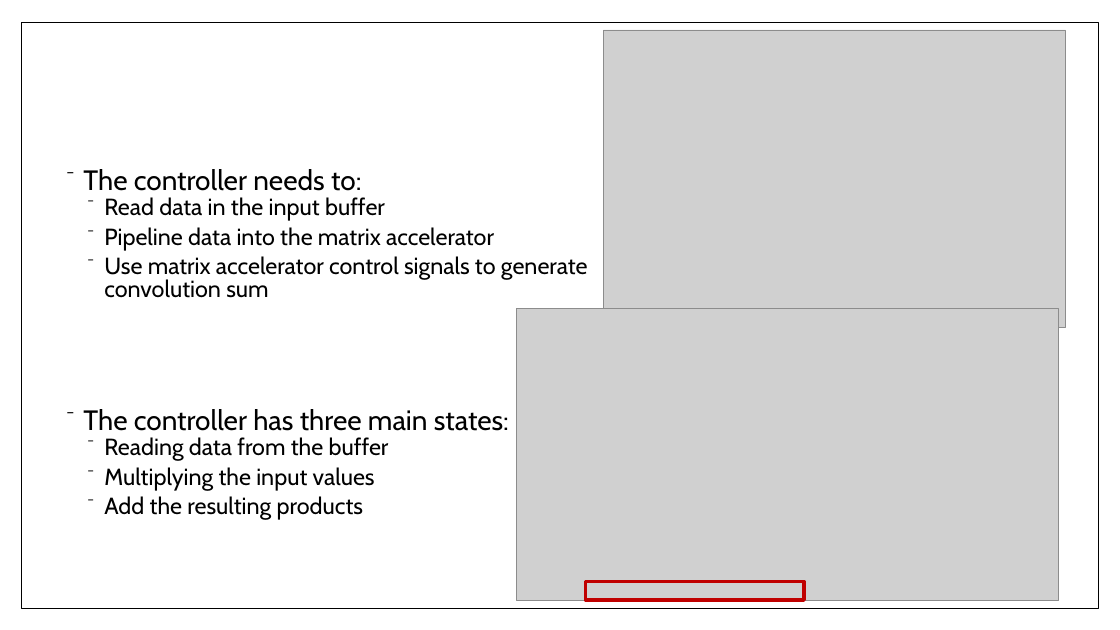
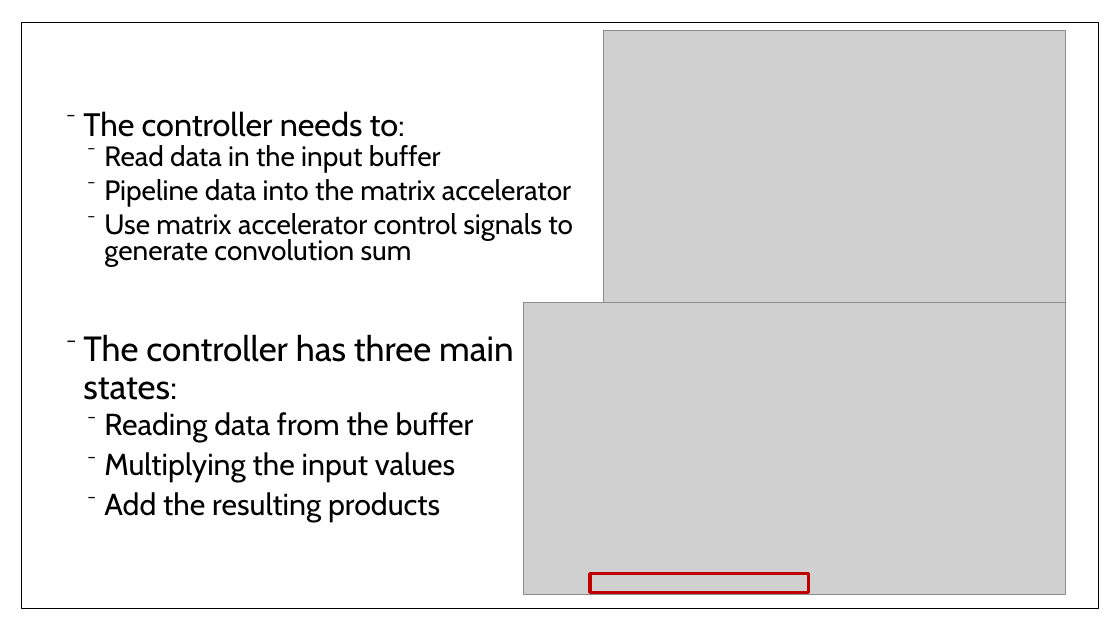
Before and after one commit to monkeyboyfr3sh/ReconHardware, a slide deck: slide 26 of Documents/Presentations/Presentation1.pptx. Drawn at 1120x630 pixels with LibreOffice and Linux fonts; fonts in the diff are those of the drawing; grey boxes stand for pictures. Boxes give left, top, right and bottom in pixels: in the first picture for what was removed or moved away, otherwise in the second. Text is boxed around its words. In the diff, an @@ line names an element or a change of style, - is before the commit and + after.

```diff
--- a/Documents/Presentations/Presentation1.pptx
+++ b/Documents/Presentations/Presentation1.pptx
@@ text "The controller needs to:": place and size @@
-text "The controller needs to:" at [83, 169, 588, 520]
+text "The controller needs to:" at [83, 111, 573, 267]
@@ text "The controller needs to:" at [83, 111, 573, 267]: size 24 to 27.8 pt in "The controller needs to:"; size 20 to 24.1 pt in "Read data in the input buffer", "Pipeline data into the matrix accelerator", "Use matrix accelerator control signals to generate ..." @@
@@ picture: place and size @@
-picture at [517, 308, 1060, 600]
+picture at [523, 302, 1066, 594]
@@ text added at [83, 334, 513, 522], 26 pt, text #000000 @@
+⁻ The controller has three main states:
+  ⁻ Reading data from the buffer
+  ⁻ Multiplying the input values
+  ⁻ Add the resulting products
@@ text at [83, 409, 509, 520]: paragraphs removed @@
-⁻ The controller has three main states:
-  ⁻ Reading data from the buffer
-  ⁻ Multiplying the input values
-  ⁻ Add the resulting products
@@ rectangle: place and size @@
-rectangle at [586, 581, 804, 600]
+rectangle at [590, 574, 808, 592]
```
Also in this commit, not shown: 27 other slides changed.
